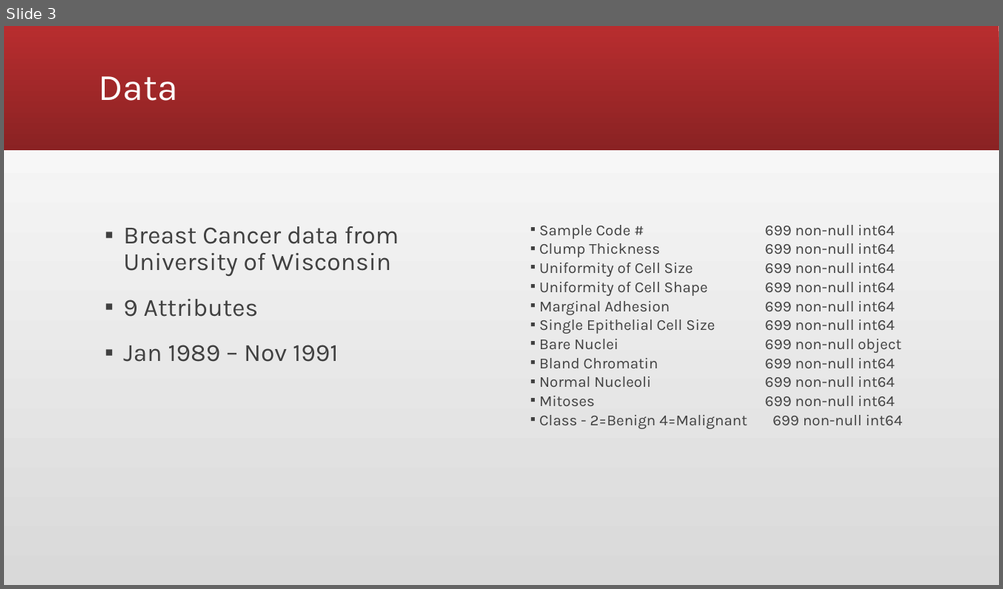
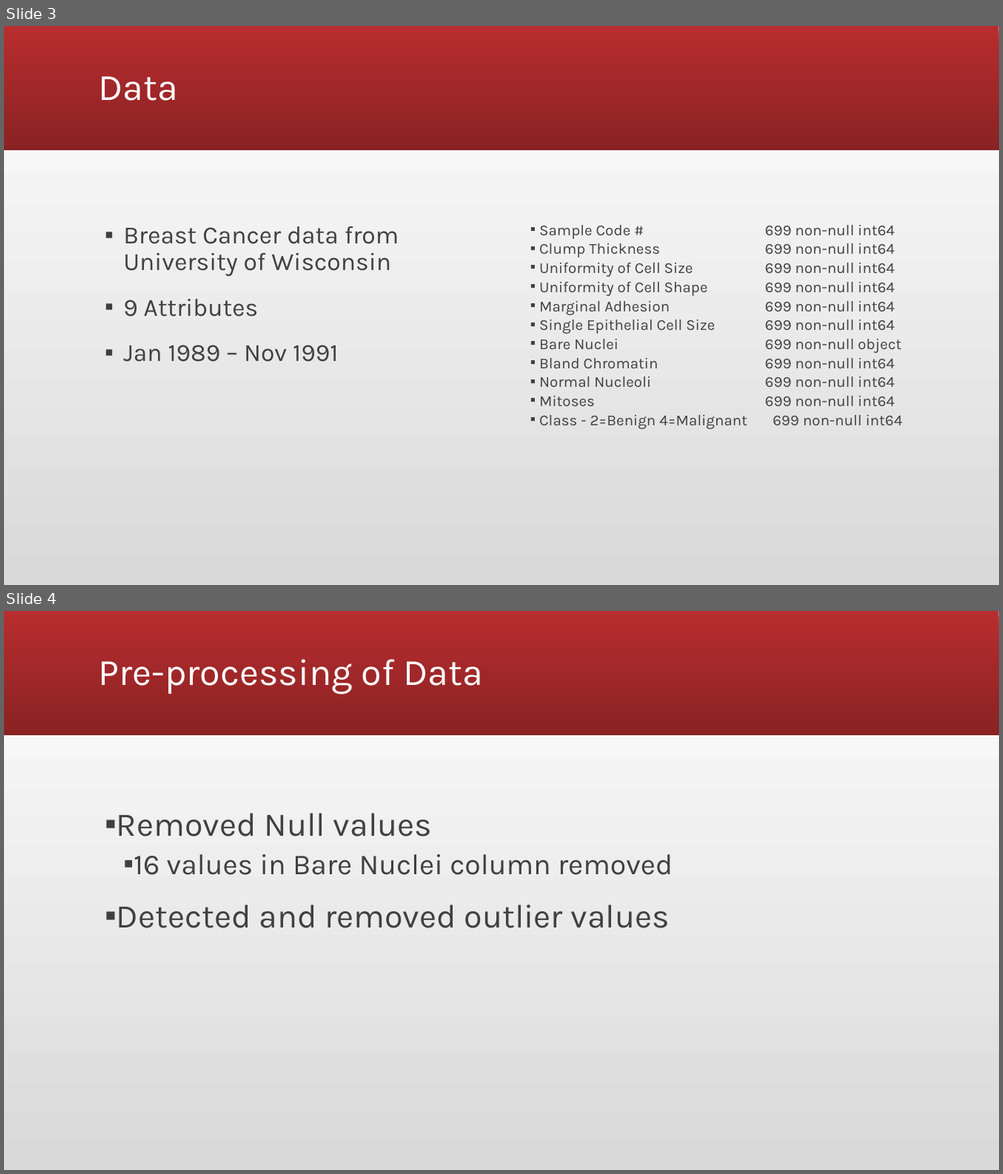
Before and after one commit to zachagarc/dataMiningProject, a slide deck: CS488 Final Report.pptx. Shown one above the other, each under a label of ours: slide 3 before the commit, slides 3 and 4 after it. The pictures are 1003x589 and 1003x1174 pixels, drawn with LibreOffice and Linux fonts; fonts in the diff are those of the drawing. Boxes give left, top, right and bottom in pixels: in the first picture for what was removed or moved away, otherwise in the second. Text is boxed around its words. In the diff, an @@ line names an element or a change of style, - is before the commit and + after.

```diff
--- a/CS488 Final Report.pptx
+++ b/CS488 Final Report.pptx
@@ slide 4 added at (4,611,999,1170), background gradient #D9D9D9 to #FFFFFF; not listed: 1 template element that a slide beside it also shows @@
@@ title added at (99,659,484,694), 36 pt, text #FFFFFF @@
+Pre-processing of Data
@@ text added at (116,813,672,928), 32 pt, text #404040 @@
+▪ Removed Null values
+  ▪ 16 values in Bare Nuclei column removed
+▪ Detected and removed outlier values
```
Also in this commit, not shown: 5 slides changed, 3 other slides added, 1 slide removed, 2 other files.
